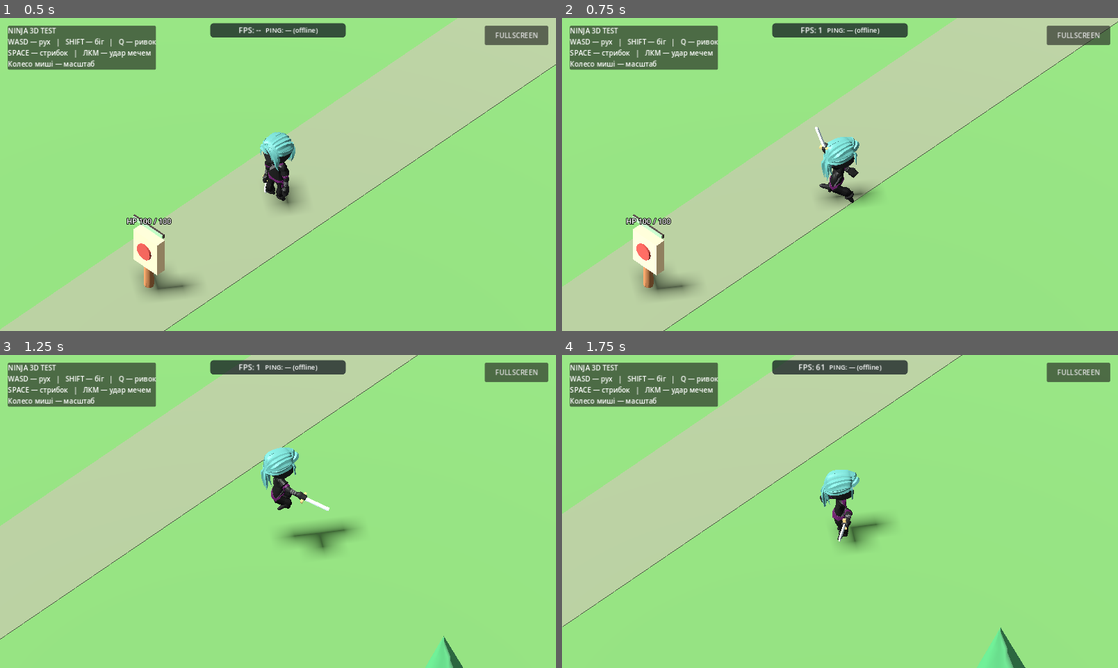
Above: before the commit, frames 1-4 (two rows, left to right).
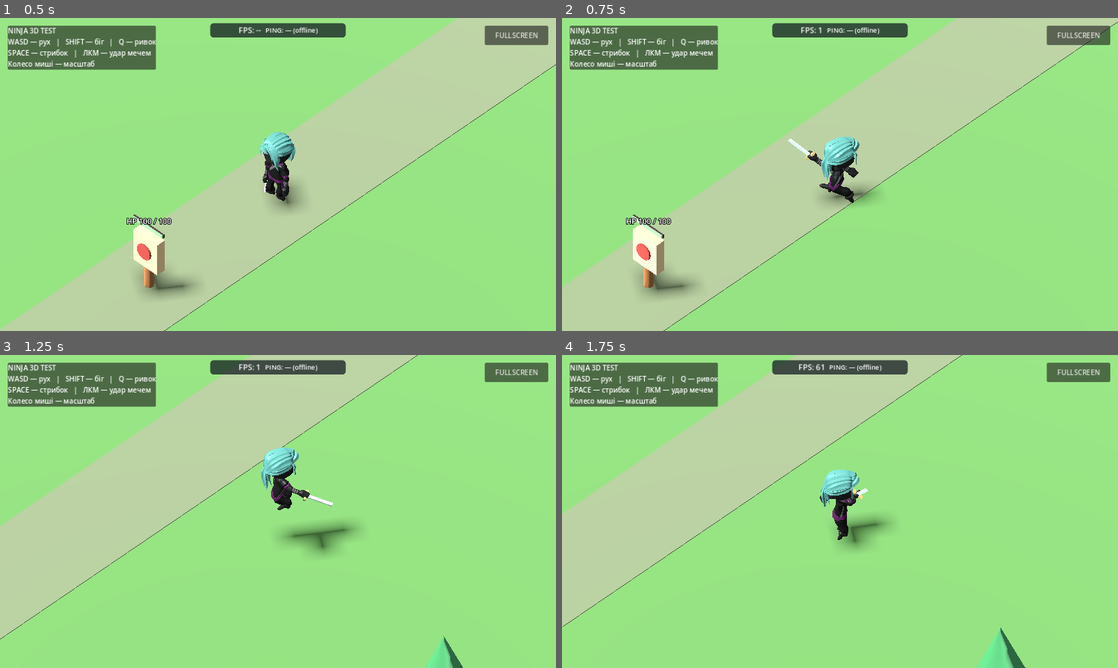
Above: after the commit, the same moments.

Repository: levian47/riskfate-3d-pro
Game: Godot game, scene res://main.tscn
Same seed, same stepped clock (60 frames per second), same inputs: the game is played once before the commit and once after it.
Inputs (mouse positions are in pixels of both pictures, inside the frame that each line leads up to):
- Up to frame 1 (0.5 s): no input
- Up to frame 2 (0.75 s): tap Enter at 0.5 s; move the mouse to (962, 158) at 0.52 s; hold D from 0.53 s (still down); hold Shift from 0.53 s (still down); click (962, 158) at 0.67 s
- Up to frame 3 (1.25 s): keep holding D; keep holding Shift; tap Space at 0.77 s
- Up to frame 4 (1.75 s): release D at 1.25 s; release Shift at 1.25 s; drag from (728, 527) to (812, 574) at 1.27 s

Frame 1 is identical in both runs. In frame 2, 0.2% of the frame differs, in the area x 40-51%, y 34-56%; in frame 3, 0.2%; in frame 4, 0.2%, in the area x 48-55%, y 42-60%.

Commit message:
fix: convert modeled sword arc corrections into Godot bone pose space

Diff:
--- a/main.gd
+++ b/main.gd
@@ -383,22 +383,32 @@
 	return ""
 
 
-func _shoulder_strike_correction(phase: float) -> Quaternion:
+func _shoulder_strike_correction(phase: float, shoulder_rest_rotation: Quaternion) -> Quaternion:
 	# Interpolate model-specific sampled poses; Godot may omit constant
 	# glTF shoulder tracks, so the generated animation adds this track.
 	var key_position := clampf(phase, 0.0, 1.0) * float(SWORD_SWING_SHOULDER_KEYS.size() - 1)
 	var index := mini(int(floorf(key_position)), SWORD_SWING_SHOULDER_KEYS.size() - 2)
 	var amount := key_position - float(index)
-	return SWORD_SWING_SHOULDER_KEYS[index].slerp(SWORD_SWING_SHOULDER_KEYS[index + 1], amount).normalized()
-
-
-func _make_wider_sword_slash(source_name: String) -> String:
+	var parent_space_rotation: Quaternion = SWORD_SWING_SHOULDER_KEYS[index].slerp(SWORD_SWING_SHOULDER_KEYS[index + 1], amount).normalized()
+	# Animation rotation tracks use bone POSE space, after the bone's rest.
+	# Convert our parent-space correction into Shoulder.R rest-local axes.
+	return (shoulder_rest_rotation.inverse() * parent_space_rotation * shoulder_rest_rotation).normalized()
+
+
+func _make_wider_sword_slash(source_name: String, model: Node) -> String:
 	# Keep the imported clip untouched; build an independently editable variation.
 	# Extrapolate the upper arm as before, then steer the right shoulder so the
 	# active swing passes further in front, without touching the lower body.
 	var source := animator.get_animation(source_name)
 	if source == null:
 		return ""
+	var shoulder_skeleton := _find_skeleton(model)
+	if shoulder_skeleton == null:
+		return ""
+	var shoulder_index := shoulder_skeleton.find_bone("Shoulder.R")
+	if shoulder_index < 0:
+		return ""
+	var shoulder_rest_rotation := shoulder_skeleton.get_bone_rest(shoulder_index).basis.get_rotation_quaternion()
 	var wide := source.duplicate(true) as Animation
 	var altered_keys := 0
 	var upper_arm_track := -1
@@ -435,7 +445,7 @@
 			shoulder_track_found = true
 			for key_index in range(key_count):
 				var phase: float = wide.track_get_key_time(track, key_index) / wide.length
-				var correction := _shoulder_strike_correction(phase)
+				var correction := _shoulder_strike_correction(phase, shoulder_rest_rotation)
 				var shoulder_rotation: Quaternion = wide.track_get_key_value(track, key_index)
 				wide.track_set_key_value(track, key_index, (correction * shoulder_rotation).normalized())
 				altered_keys += 1
@@ -449,7 +459,7 @@
 		wide.track_set_path(new_track, NodePath(shoulder_path))
 		for key_index in range(wide.track_get_key_count(upper_arm_track)):
 			var key_time := wide.track_get_key_time(upper_arm_track, key_index)
-			var correction := _shoulder_strike_correction(key_time / wide.length)
+			var correction := _shoulder_strike_correction(key_time / wide.length, shoulder_rest_rotation)
 			wide.rotation_track_insert_key(new_track, key_time, correction.normalized())
 			altered_keys += 1
 	if altered_keys == 0:
@@ -493,7 +503,7 @@
 	if attack_clip_name.is_empty():
 		push_error("SwordSlash clip missing")
 		return
-	var wide_clip_name := _make_wider_sword_slash(attack_clip_name)
+	var wide_clip_name := _make_wider_sword_slash(attack_clip_name, model)
 	if not wide_clip_name.is_empty():
 		attack_clip_name = wide_clip_name
 	var attack_clip := animator.get_animation(attack_clip_name)
--- a/tests/gameplay_smoke.gd
+++ b/tests/gameplay_smoke.gd
@@ -219,6 +219,7 @@
 		return
 	# Sample the actual sword tip in the imported rig, not only bone angles.
 	var skel := game.call("_find_skeleton", visual_node) as Skeleton3D
+	print("Shoulder.R rest basis: ", skel.get_bone_rest(skel.find_bone("Shoulder.R")).basis)
 	var sword_grip := skel.get_node_or_null("SwordGrip/SimpleSword") as Node3D
 	if not _require(sword_grip != null, "Test sword attachment must be present"):
 		return
